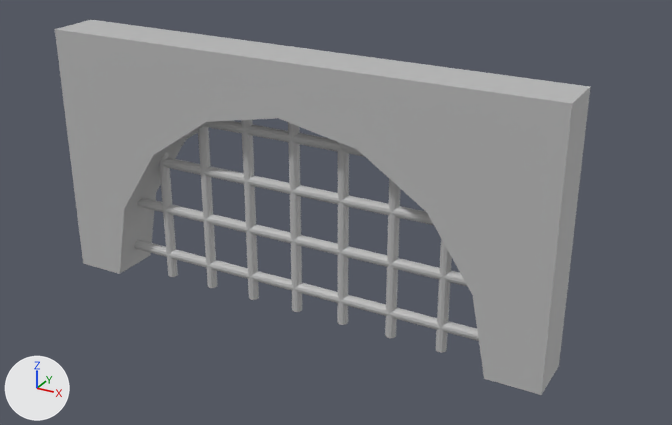
The FBX model Assets/Models/SewageGrate.fbx: old version first, new version second.
Camera for both pictures: a camera (50 mm lens) standing at (0.0825, -0.1344, 0.0895) and looking at (0.0074, 0.0021, 0.0212). The axes (+X, +Y, +Z) are drawn at lower left. The lights are the same throughout. Where no turn or scale is listed for an object, it has been applied to the vertices.

Objects in the first picture: 'SM_DungeonWall_UnderwaterSewageGrate'.
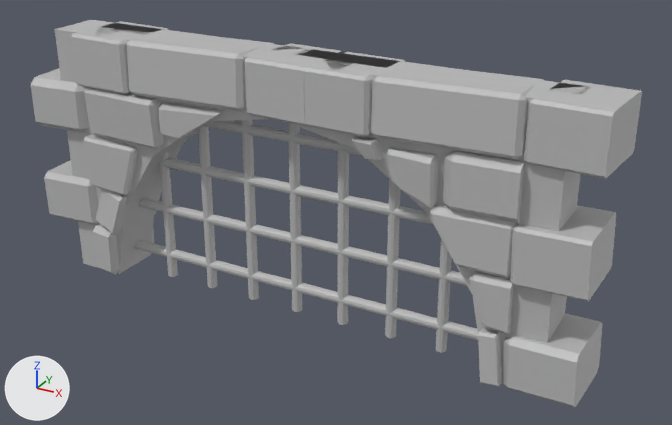
Where the change shows, as pixel boxes [x1, y1, x2, y2] in the pictures (672 x 425 px):
'SM_DungeonWall_UnderwaterSewageGrate', reshaped (14% wider)
    before: [55, 20, 590, 395]
    after: [31, 20, 642, 407]
part 1 of me_mesh, added
    after: [31, 21, 642, 407]

The change, as a diff of the scene's bpy script:
```diff
--- a/Assets/Models/SewageGrate.fbx.py
+++ b/Assets/Models/SewageGrate.fbx.py
@@ mat_bricks @@
+mat_bricks = principled_material('Bricks')
+mat_bricks.base_color = (0.5, 0.5, 0.5)  # grey #bcbcbc
@@ me_mesh @@
 # used by ob_sm_dungeonwall_underwatersewagegrate; location = (0.0, 0.0, 0.025)
-me_mesh.from_pydata(...)  # 314 vertices, 412 faces; spans x -0.05..0.05, y -0.005..0.005, z -0.025..0.025
+me_mesh.from_pydata(...)  # 766 vertices, 854 faces; spans x -0.0573..0.0573, y -0.0077..0.0077, z -0.0254..0.0255
+# me_mesh part 1: 452 vertices added at x -0.0573..0.0573, y -0.0077..0.0077, z -0.0254..0.0255
 me_mesh.materials.append(mat_metalbar)
 me_mesh.materials.append(mat_walling)
+me_mesh.materials.append(mat_bricks)  # grey #bcbcbc
```
